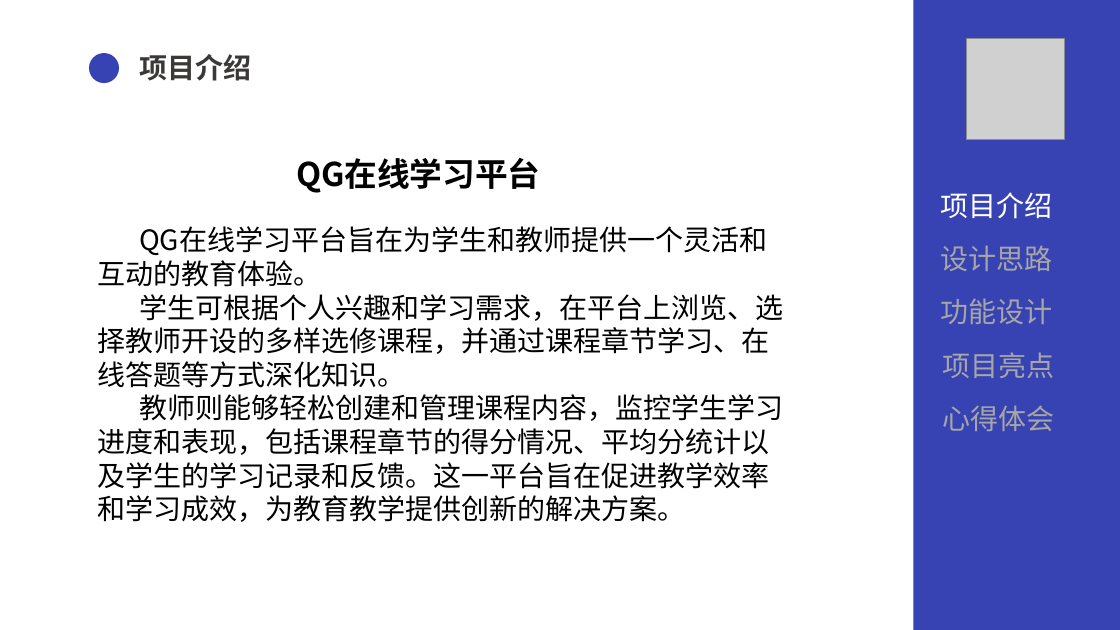
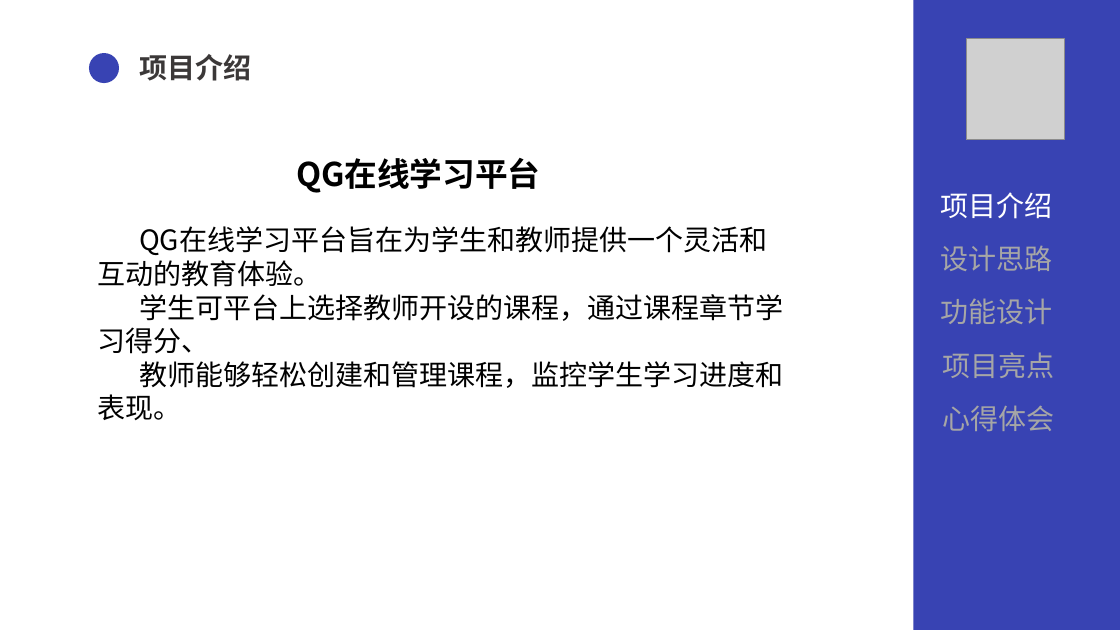
Before and after one commit to Yan18675524202/yqy_qg_2, a slide deck: slide 4 of ppt.pptx. Drawn at 1120x630 pixels with LibreOffice and Linux fonts; fonts in the diff are those of the drawing; grey boxes stand for pictures. Boxes give left, top, right and bottom in pixels: in the first picture for what was removed or moved away, otherwise in the second. Text is boxed around its words. In the diff, an @@ line names an element or a change of style, - is before the commit and + after.

```diff
--- a/ppt.pptx
+++ b/ppt.pptx
@@ text at bbox=[97, 294, 783, 420]: text changed @@
-学生可根据个人兴趣和学习需求，在平台上浏览、选择教师开设的多样选修课程，并通过课程章节学习、在线答题等方式深化知识。
-教师则能够轻松创建和管理课程内容，监控学生学习进度和表现，包括课程章节的得分情况、平均分统计以及学生的学习记录和反馈。这一平台旨在促进教学效率和学习成效，为教育教学提供创新的解决方案。
+学生可平台上选择教师开设的课程，通过课程章节学习得分、
+教师能够轻松创建和管理课程，监控学生学习进度和表现。
```
Also in this commit, not shown: 8 other slides changed, 5 slides removed, 2 other files.
